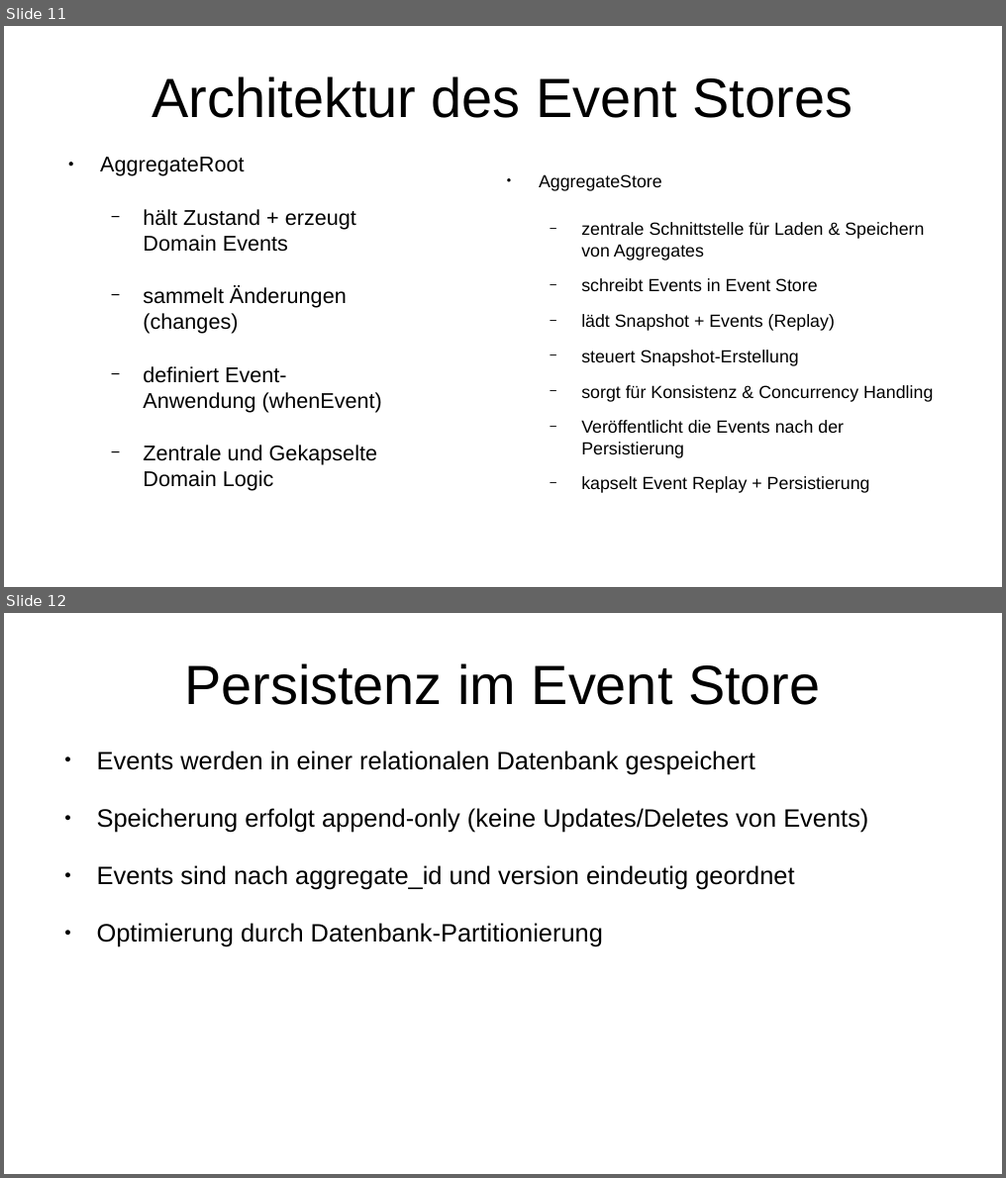
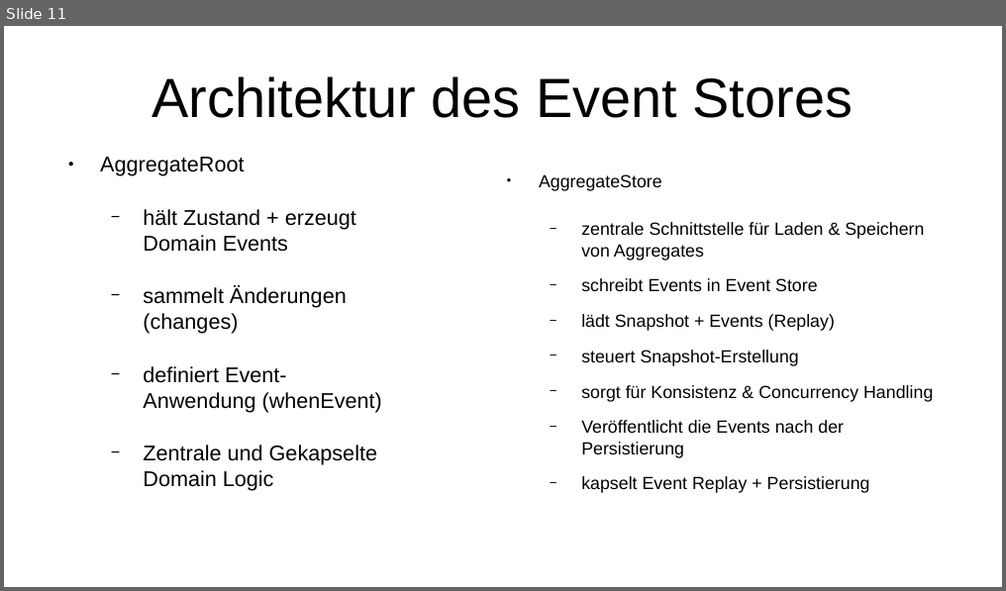
Before and after one commit to FSpruhs/park-flow, a slide deck: presentation.odp. Shown one above the other, each under a label of ours: slides 11 and 12 before the commit, slide 11 after it. The pictures are 1006x1178 and 1006x591 pixels, drawn with LibreOffice and Linux fonts; fonts in the diff are those of the drawing. Boxes give left, top, right and bottom in pixels: in the first picture for what was removed or moved away, otherwise in the second. Text is boxed around its words. In the diff, an @@ line names an element or a change of style, - is before the commit and + after.

Commit message:
inhalt überarbeitet

```diff
--- a/presentation.odp
+++ b/presentation.odp
@@ slide 12 removed at (4, 613, 1002, 1174), background #FFFFFF @@
@@ title removed at (184, 663, 820, 705) @@
-Persistenz im Event Store
@@ text removed at (97, 751, 868, 948) @@
-● Events werden in einer relationalen Datenbank gespeichert
-● Speicherung erfolgt append-only (keine Updates/Deletes von Events)
-● Events sind nach aggregate_id und version eindeutig geordnet
-● Optimierung durch Datenbank-Partitionierung
```
